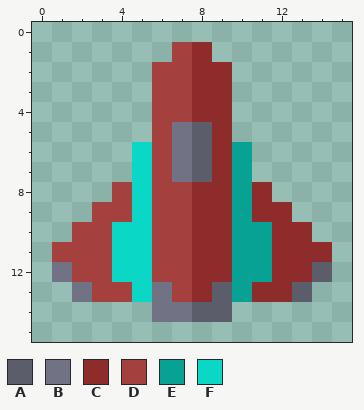
Two versions of one pixel-art sprite, assets/images/player.png. Above, as it was before the edit.
The file is 16x16 pixels.
Palette (. is transparent): A #5c5d6b  B #717283  C #8e2c2c  D #a4403d  E #08a295  F #0ad7c5
Pixels before, first column x 1:
 1 ......DC......
 2 .....DDCC.....
 3 .....DDCC.....
 4 .....DDCC.....
 5 .....DBAC.....
 6 ....FDBACE....
 7 ....FDBACE....
 8 ...DFDDCCEC...
 9 ..DDFDDCCECC..
10 .DDFFDDCCEECC.
11 DDDFFDDCCEECCC
12 BDDFFDDCCEECCA
13 .BDDFBDCAECCA.
14 .....BBAA.....
Once edited:
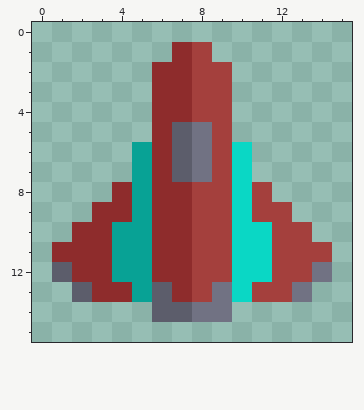
Edits made:
Colour A changes from #5c5d6b to #717283.
Colour B changes from #717283 to #5c5d6b.
Colour C changes from #8e2c2c to #a4403d.
Colour D changes from #a4403d to #8e2c2c.
Colour E changes from #08a295 to #0ad7c5.
Colour F changes from #0ad7c5 to #08a295.
Boxes around the changes in both pictures, in picture pixels (x1, y1, x2, y2):
changed: (52, 42, 332, 322)
